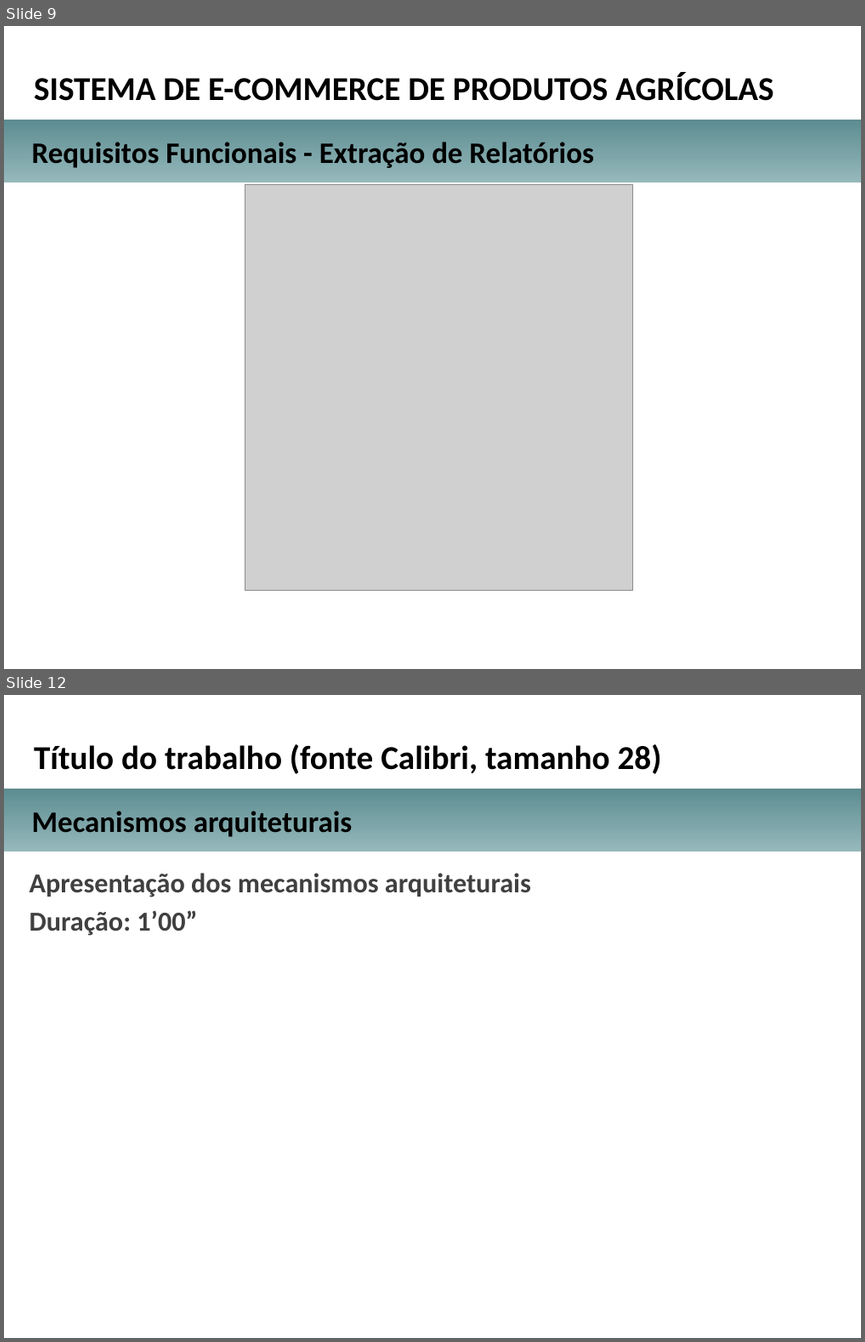
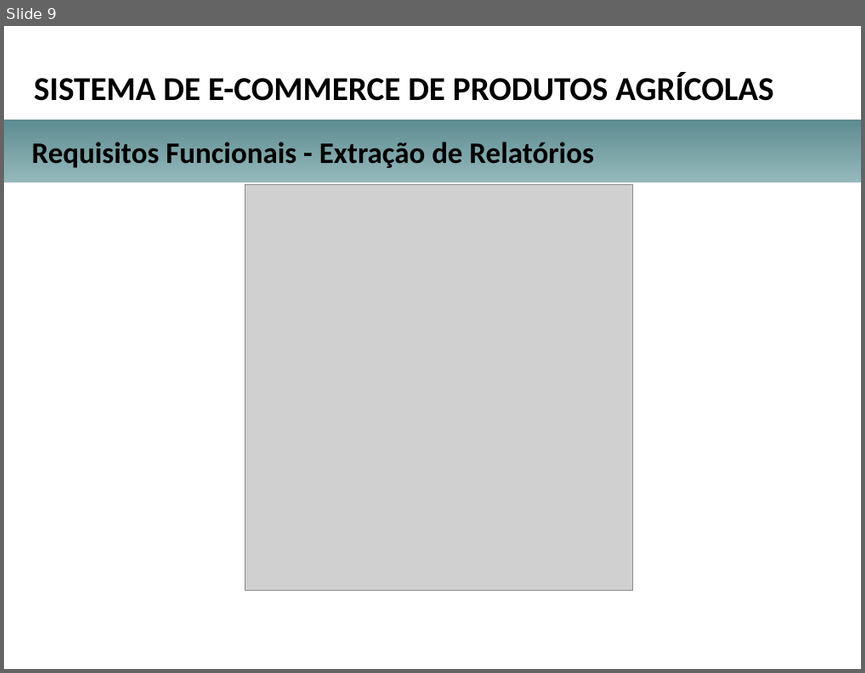
Before and after one commit to herberton/tcc, a slide deck: apresentacao.pptx. Shown one above the other, each under a label of ours: slides 9 and 12 before the commit, slide 9 after it; the slides between them are not shown. The pictures are 865x1342 and 865x673 pixels, drawn with LibreOffice and Linux fonts; fonts in the diff are those of the drawing; grey boxes stand for pictures; background and template pictures are left out. Boxes give left, top, right and bottom in pixels: in the first picture for what was removed or moved away, otherwise in the second. Text is boxed around its words. In the diff, an @@ line names an element or a change of style, - is before the commit and + after.

```diff
--- a/apresentacao.pptx
+++ b/apresentacao.pptx
@@ slide 12 removed at (4,695,861,1338), background picture (left out) @@
@@ text removed at (34,744,662,774) @@
-Título do trabalho (fonte Calibri, tamanho 28)
@@ rectangle removed at (4,789,861,851) @@
@@ text removed at (32,811,352,837) @@
-Mecanismos arquiteturais
@@ text removed at (30,873,531,936) @@
-Apresentação dos mecanismos arquiteturais
-Duração: 1’00”
```
Also in this commit, not shown: 6 slides changed, 8 slides added, 2 other slides removed, 1 other file.
